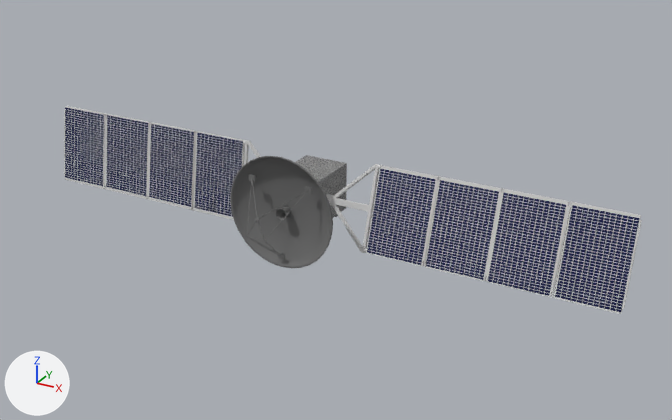
The glTF model model/satellite/satellite.gltf, before and after one commit.
Camera for both pictures: a 50 mm lens placed at (18.6, -30.9, 15.2), pointed at (1.4, 0.4, -0.4). The lights are fixed; the arrows at lower left show +X, +Y and +Z. Vertices at the same position are counted once.
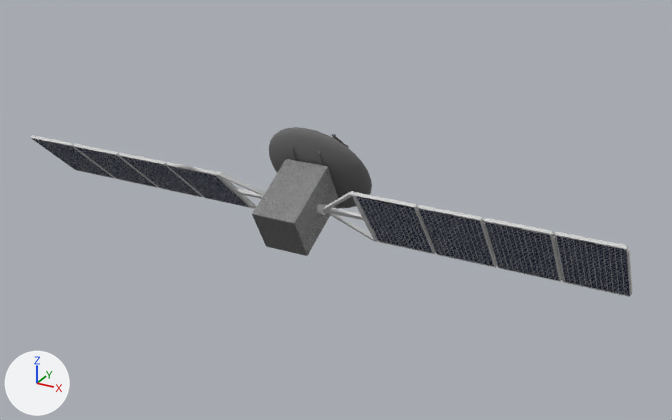
Changed parts and their boxes (x1, y1, x2, y2) in the pictures (672 x 420 px):
'Cylinder.000', reshaped (90% wider, 13% taller): before (326, 164, 642, 314); after (31, 127, 633, 297)
'Cylinder.022', deleted: before (64, 106, 261, 220)
'Cylinder.016', deleted: before (230, 156, 333, 268)
'Cube.010', deleted: before (295, 155, 347, 217)
part 1 of me_cylinder_000, rebuilt (30% shorter): before (367, 165, 642, 314); after (356, 193, 633, 297)
part 2 of me_cylinder_000, rebuilt (20% wider, 40% shorter): before (330, 201, 373, 253); after (324, 211, 376, 242)
part 3 of me_cylinder_000, deleted: before (326, 165, 572, 297)
part 4 of me_cylinder_000, built on: before (331, 164, 379, 209); after (31, 127, 498, 267)

The change, as a list of edits to the scene's bpy script:
```text
Change me_cylinder_000:
    used by ob_cylinder_000; location = (0.0, 0.0, 0.0)
    remove me_cylinder_000.from_pydata(...)  # 2528 vertices, 5028 faces; spans x 0.96..13.55, y -0.31..1.0, z -1.75..1.77
    add me_cylinder_000.from_pydata(...)  # 8031 vertices, 15874 faces; spans x -13.55..13.59, y -2.35..3.42, z -2.05..2.94
    me_cylinder_000 part 1: the loose piece of 828 vertices spanning x 3.17..13.55, y -0.3..0.99, z -1.73..1.76 is rebuilt with 828 vertices and now spans x 3.2..13.59, y -1.4..1.04, z -1.63..1.43
    me_cylinder_000 part 2: the loose piece of 130 vertices spanning x 1.12..3.11, y -0.31..0.41, z -1.75..0.03 is rebuilt with 130 vertices and now spans x 1.16..3.16, y -0.35..0.89, z -1.64..-0.09
    me_cylinder_000 part 3: 7 loose pieces with 544 vertices, spanning x 0.96..11.03, y -0.3..1.0, z -1.72..1.75, are deleted
    me_cylinder_000 part 4: 130 vertices removed from x 1.12..3.11, y 0.28..1.0, z -0.01..1.76; 5537 vertices added at x -13.55..8.48, y -2.35..3.42, z -2.05..2.94
    add me_cylinder_000.materials.append(mat_material_002)
    add me_cylinder_000.materials.append(mat_material_003)  # dark grey #6e6e6e
Remove ob_cube_010:
    ob_cube_010 = bpy.data.objects.new('Cube.010', me_cube_010)
    ob_cube_010.location = (0.0, 0.0, 0.0)
Remove ob_cylinder_016:
    ob_cylinder_016 = bpy.data.objects.new('Cylinder.016', me_cylinder_016)
    ob_cylinder_016.location = (0.0, 0.0, 0.0)
Remove ob_cylinder_022:
    ob_cylinder_022 = bpy.data.objects.new('Cylinder.022', me_cylinder_022)
    ob_cylinder_022.location = (0.0, 0.0, 0.0)
```
